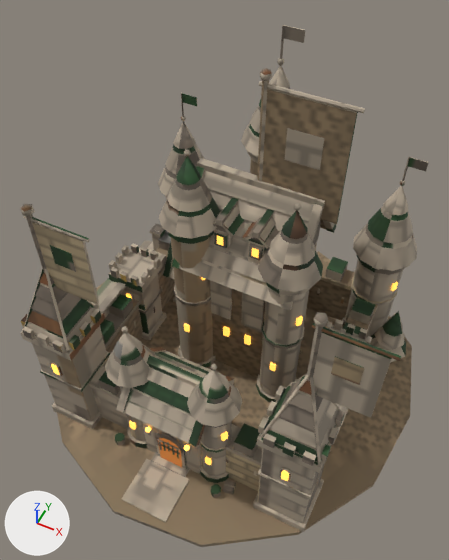
Renders of the glTF model game/assets/models/residence_dl4_green.glb from each side of a commit.
The view is the same before and after, from a camera (50 mm lens) standing at (0.71, -1.5, 2.42) and looking at (0.01, -0.09, 0.67). Lighting does not change. The marker at lower left points along +X, +Y and +Z. The picture after the commit comes second. Vertices at exactly the same position are counted once.

Objects in the first picture: 'residence_dl4_green'.
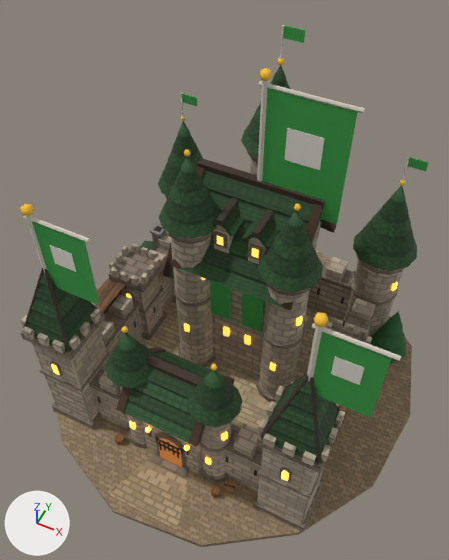
Changed parts and their boxes [x1, y1, x2, y2] in the pictures (449 x 560 px; the box of a moved part takes in the faces that stretch with it):
part 1 of me_m, moved or reshaped (mostly hidden before): before [250, 105, 261, 133]; after [372, 209, 411, 237]
part 2 of me_m, added (green): after [363, 219, 413, 254]
part 3 of me_m, added: after [168, 147, 203, 169]
part 4 of me_m, added: after [163, 161, 196, 183]
part 5 of me_m, added (green): after [165, 193, 215, 222]
part 6 of me_m, added (green): after [266, 241, 318, 276]
part 7 of me_m, added (mostly hidden): after [254, 104, 261, 124]
part 8 of me_m, cut back: [159, 65, 323, 292] in both
part 9 of me_m, cut back: before [108, 332, 240, 424]; after [105, 332, 242, 427]
part 10 of me_m, moved or reshaped: [353, 186, 417, 271] in both
part 11 of me_m, moved or reshaped: before [158, 121, 204, 197]; after [158, 121, 197, 197]
part 12 of me_m, moved or reshaped: before [122, 459, 189, 522]; after [110, 459, 189, 530]
part 13 of me_m, surface changed: [20, 25, 429, 540] in both

The edits, one by one:
me_m is used by ob_residence_dl4_green; location (0.0, 0.0, 0.0).
me_m had 6360 vertices, 9135 faces and spanned x -0.86..0.82, y -0.84..0.84, z -0.01..1.52.
me_m now has 6792 vertices, 9711 faces and spans x -0.86..0.82, y -0.84..0.84, z -0.01..1.52.
me_m part 1: the loose piece of 36 vertices spanning x -0.05..0.13, y 0.15..0.33, z 1.17..1.26 is scaled about its middle by (0.88, 0.88, 0.941), then moved by (0.44, 0.24, -0.5).
me_m part 2: the loose piece of 36 vertices spanning x 0.34..0.62, y 0.34..0.62, z 0.54..0.67 is copied, and the copy is scaled about its middle by (0.83, 0.83, 0.6), then moved by (0.0, 0.0, 0.04); it spans x 0.37..0.59, y 0.37..0.59, z 0.61..0.69.
me_m part 3: the loose piece of 36 vertices spanning x -0.62..-0.34, y 0.34..0.62, z 0.54..0.67 is copied, and the copy is scaled about its middle by (0.594, 0.594, 0.6), then moved by (0.0, 0.0, 0.11); it spans x -0.56..-0.4, y 0.4..0.56, z 0.68..0.76.
me_m part 4: the loose piece of 36 vertices spanning x -0.62..-0.34, y 0.34..0.62, z 0.54..0.67 is copied, and the copy is scaled about its middle by (0.83, 0.83, 0.6), then moved by (0.0, 0.0, 0.04); it spans x -0.59..-0.37, y 0.37..0.59, z 0.61..0.69.
me_m part 5: the loose piece of 36 vertices spanning x -0.08..0.16, y 0.12..0.36, z 1.1..1.19 is copied, and the copy is scaled about its middle by 0.753, then moved by (-0.2, -0.28, -0.18); it spans x -0.25..-0.07, y -0.13..0.05, z 0.93..1.0.
me_m part 6: the loose piece of 36 vertices spanning x -0.08..0.16, y 0.12..0.36, z 1.1..1.19 is copied, and the copy is scaled about its middle by 0.753, then moved by (0.2, -0.28, -0.26); it spans x 0.15..0.33, y -0.13..0.05, z 0.85..0.92.
me_m part 7: the loose piece of 36 vertices spanning x -0.05..0.13, y 0.15..0.33, z 1.17..1.26 is copied, and the copy is scaled about its middle by (0.911, 0.911, 0.667), then moved by (0.0, 0.0, 0.01); it spans x -0.04..0.12, y 0.16..0.32, z 1.2..1.25.
me_m part 8: 120 vertices removed from x -0.24..0.32, y -0.12..0.3, z 0.87..1.32; 264 vertices added at x -0.26..0.34, y -0.14..0.34, z 0.84..1.35.
me_m part 9: 32 vertices removed from x -0.23..0.23, y -0.56..-0.44, z 0.6..0.62; 104 vertices added at x -0.24..0.24, y -0.57..-0.43, z 0.57..0.67.
me_m part 10: 24 vertices moved from x 0.38..0.58, y 0.38..0.58, z 0.63..0.67 to x 0.37..0.59, y 0.37..0.59, z 0.59..0.62; 38 vertices removed from x 0.39..0.57, y 0.39..0.57, z 0.65..0.79; 38 vertices added at x 0.43..0.51, y 0.43..0.51, z 0.74..0.82.
me_m part 11: 24 vertices moved from x -0.58..-0.38, y 0.38..0.58, z 0.63..0.67 to x -0.59..-0.37, y 0.37..0.59, z 0.59..0.62; 38 vertices removed from x -0.57..-0.39, y 0.39..0.57, z 0.65..0.79; 38 vertices added at x -0.51..-0.43, y 0.43..0.51, z 0.74..0.82.
me_m part 12: 2 vertices moved from x -0.1..0.1, y -0.79, z 0.01 to x -0.15..0.15, y -0.8, z 0.01; 2 vertices removed from x -0.1..0.1, y -0.79, z 0.02; 2 vertices added at x -0.15..0.15, y -0.8, z 0.02.
me_m part 13: 8508 kept faces spanning x -0.86..0.82, y -0.84..0.84, z -0.01..1.52 get new texture (UV) coordinates.
